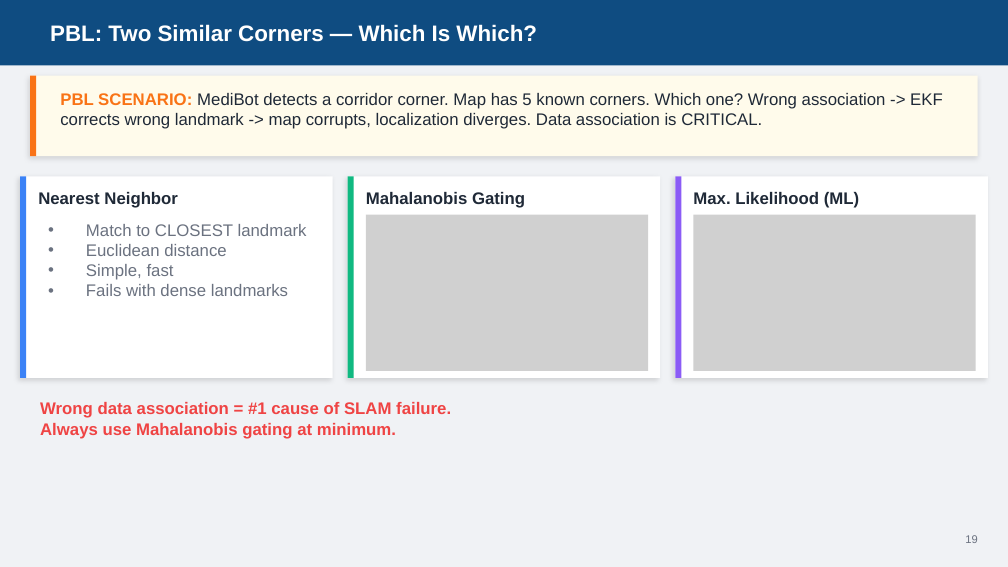
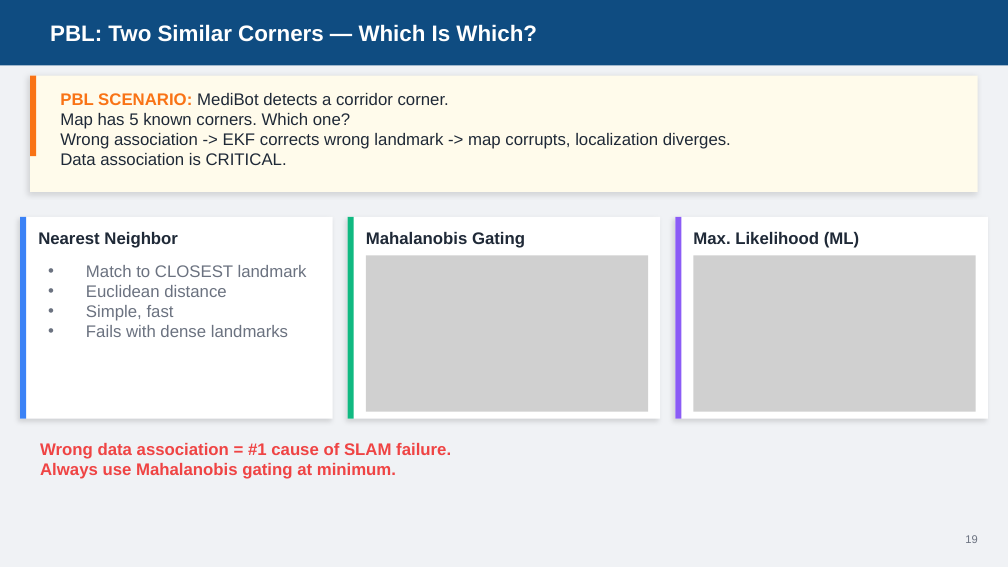
Before and after one commit to AbbadiAhmad/mobile_robots_course, a slide deck: slide 19 of Slides/Mod08/MOD008-Mapping-SLAM.pptx. Drawn at 1008x567 pixels with LibreOffice and Linux fonts; fonts in the diff are those of the drawing; grey boxes stand for pictures. Boxes give left, top, right and bottom in pixels: in the first picture for what was removed or moved away, otherwise in the second. Text is boxed around its words. In the diff, an @@ line names an element or a change of style, - is before the commit and + after.

```diff
--- a/Slides/Mod08/MOD008-Mapping-SLAM.pptx
+++ b/Slides/Mod08/MOD008-Mapping-SLAM.pptx
@@ rectangle: place and size @@
-rectangle at [30, 76, 978, 156]
+rectangle at [30, 76, 978, 192]
@@ text at [60, 93, 731, 165]: text changed @@
-PBL SCENARIO: MediBot detects a corridor corner. Map has 5 known corners. Which one? Wrong association -> EKF corrects wrong landmark -> map corrupts, localization diverges. Data association is CRITICAL.
+PBL SCENARIO: MediBot detects a corridor corner.
+Map has 5 known corners. Which one?
+Wrong association -> EKF corrects wrong landmark -> map corrupts, localization diverges.
+Data association is CRITICAL.
@@ 6 rectangles, 5 texts, 2 pictures: place and size @@
-6 rectangles, 5 texts, 2 pictures at [20, 176, 988, 439]
+6 rectangles, 5 texts, 2 pictures at [20, 217, 988, 479]
```
Also in this commit, not shown: 13 other slides changed, 3 other files.
